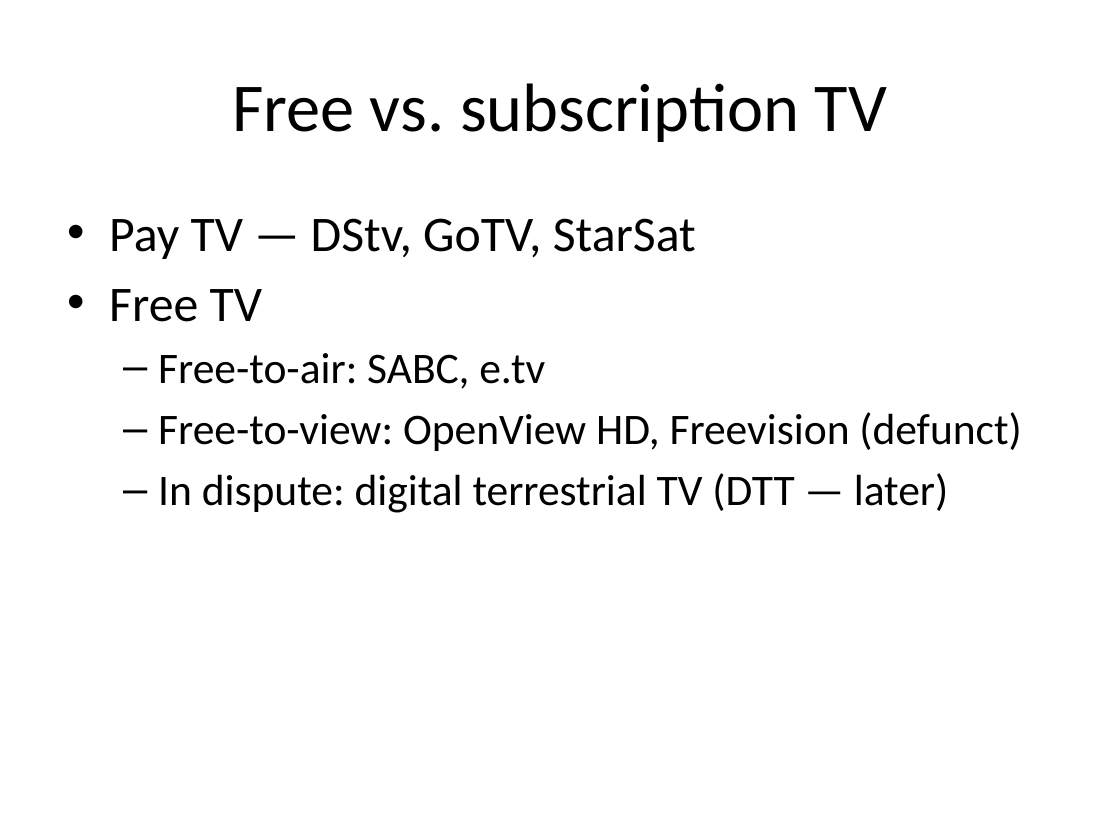
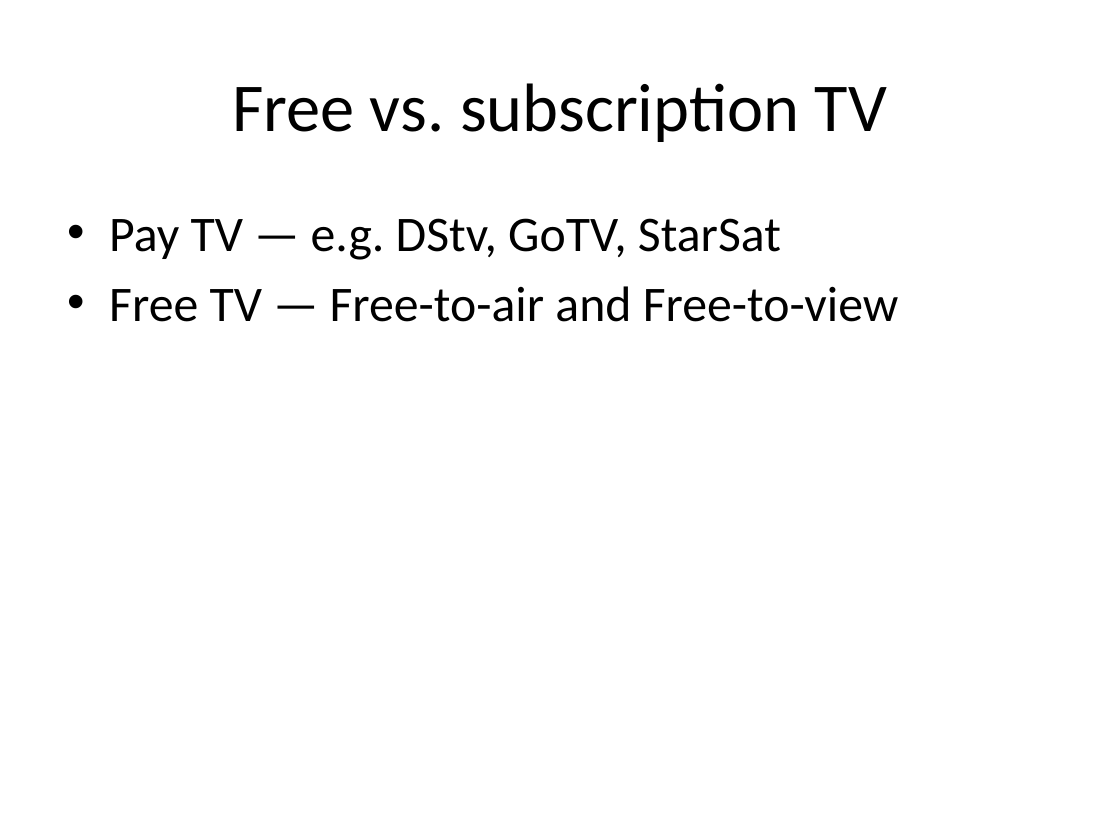
Before and after one commit to sigstart/sigstart.github.io, a slide deck: slide 5 of tv-broadcasting/TV broadcasting presentation outline.pptx (slide 4 before the commit). Drawn at 1120x840 pixels with LibreOffice and Linux fonts; fonts in the diff are those of the drawing. Boxes give left, top, right and bottom in pixels: in the first picture for what was removed or moved away, otherwise in the second. Text is boxed around its words. In the diff, an @@ line names an element or a change of style, - is before the commit and + after.

```diff
--- a/tv-broadcasting/TV broadcasting presentation outline.pptx
+++ b/tv-broadcasting/TV broadcasting presentation outline.pptx
@@ text at (109, 218, 899, 322): text changed; size 28 to 32 pt @@
-• Pay TV — DStv, GoTV, StarSat
-• Free TV
-  – Free-to-air: SABC, e.tv
-  – Free-to-view: OpenView HD, Freevision (defunct)
-  – In dispute: digital terrestrial TV (DTT — later)
+• Pay TV — e.g. DStv, GoTV, StarSat
+• Free TV — Free-to-air and Free-to-view
```
Also in this commit, not shown: 5 other slides changed, 3 slides added, 1 slide removed, 1 other file.
